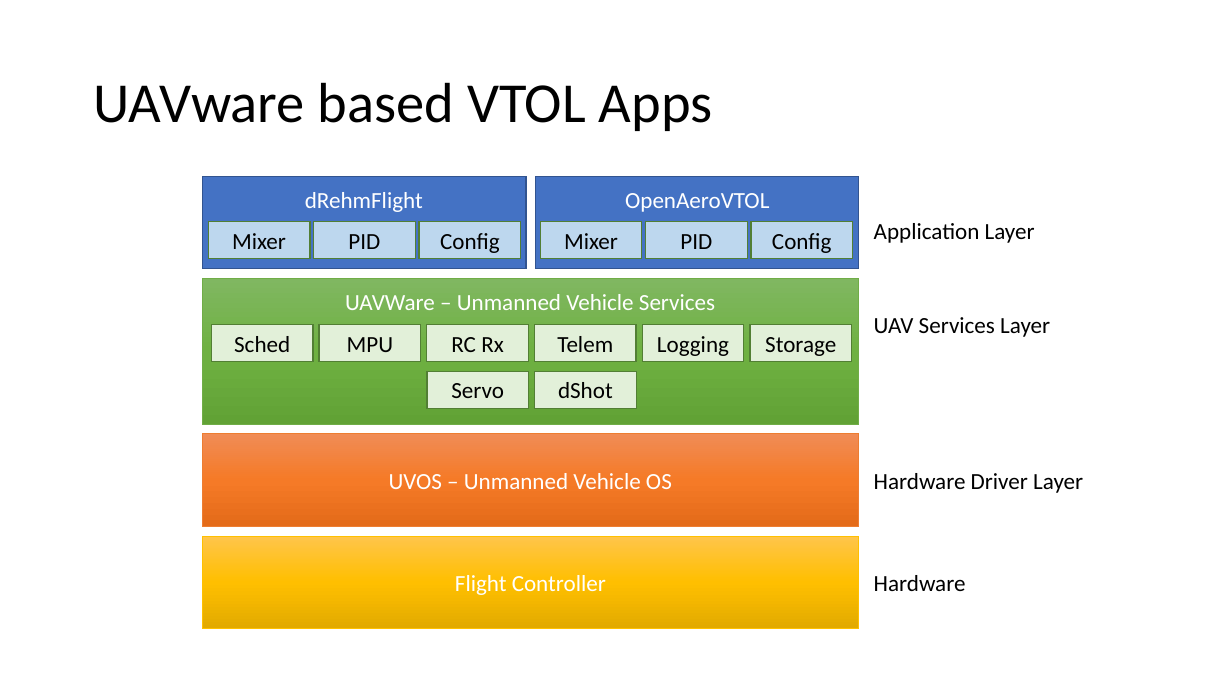
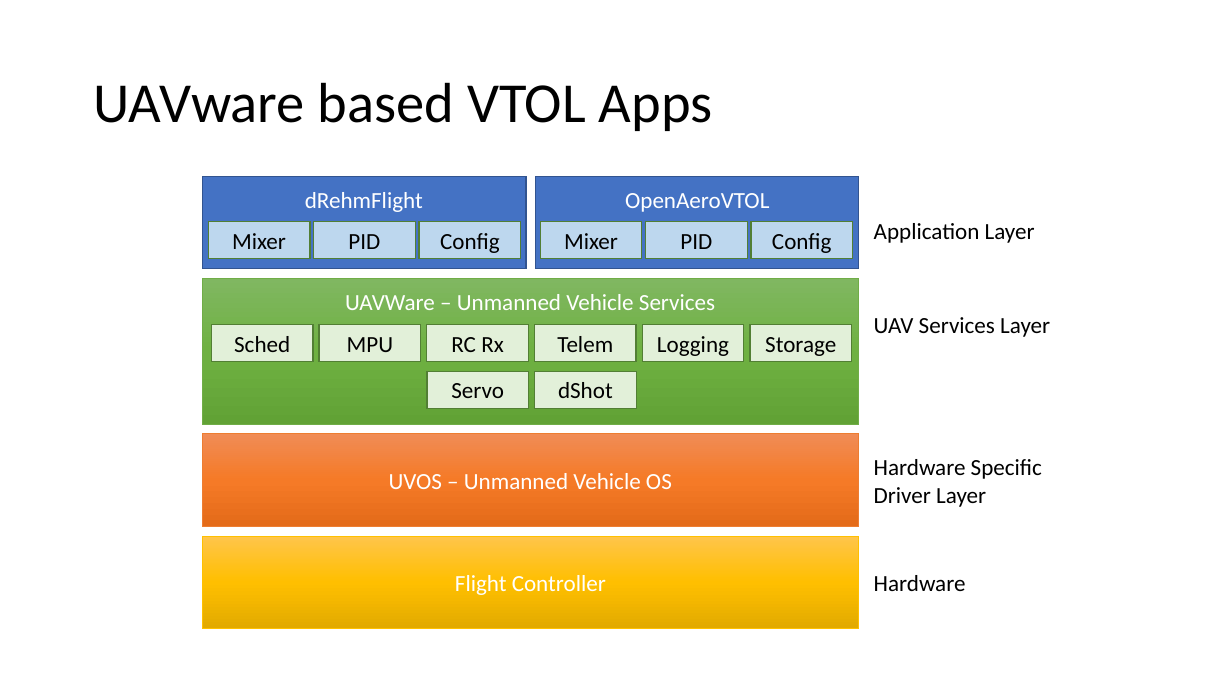
Before and after one commit to geosmall/UAVWare1, a slide deck: slide 1 of docs/Arch.pptx. Drawn at 1232x693 pixels with LibreOffice and Linux fonts; fonts in the diff are those of the drawing. Boxes give left, top, right and bottom in pixels: in the first picture for what was removed or moved away, otherwise in the second. Text is boxed around its words. In the diff, an @@ line names an element or a change of style, - is before the commit and + after.

```diff
--- a/docs/Arch.pptx
+++ b/docs/Arch.pptx
@@ text at (x1=874, y1=459, x2=1042, y2=507): text changed @@
-Hardware Driver Layer
+Hardware Specific Driver Layer
```
Also in this commit, not shown: 19 other files.
